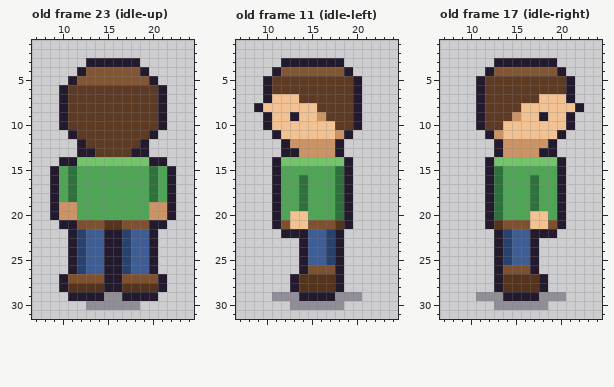
Pixel-art file -- build/aseprite/actor_hero.aseprite. The first picture shows the starting point.
32x32 pixels, 24 frames. Shown: old frame 23 (idle-up): x 7..24, y 1..31; old frame 11 (idle-left): x 7..24, y 1..31; old frame 17 (idle-right): x 7..24, y 1..31. The commit also changed other frames, which this record leaves out.
And afterwards:
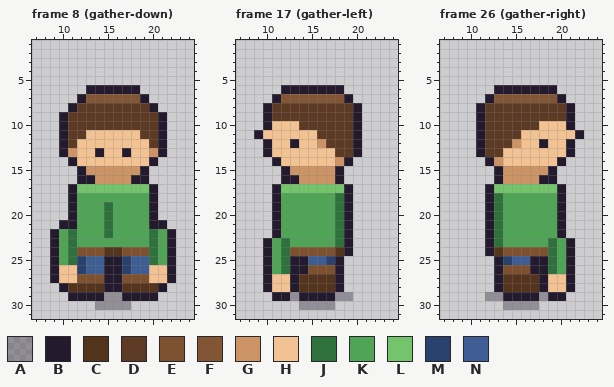
Palette (. is transparent): A #241a2e5a  B #241a2e  C #55341d  D #5c3a24  E #7d512f  F #825535  G #cc9464  H #f2c292  J #2f713c  K #4fa555  L #74c46b  M #28416d  N #3d5d94
A new or re-ordered frame is compared with the old frame closest to it.
From old to new:
frames 24 -> 36
Changed rows in their new state; - is an unchanged pixel.
Frame 8 (gather-down) is new; against old frame 23 (idle-up), layers "actor", "shadow":
first column x 9:
 3 ----......----
 4 ---........---
 5 --..........--
 6 -...BBBBBB...-
 7 -..BFFFFFFB..-
 8 -.B--------B.-
11 -BD-HHHHHH-DB-
12 -BDHHHHHHHHDB-
13 -BGHHBHHBHHGB-
14 -.-HHHHHHHH-.-
15 ...BGGGGGGB...
16 ...BBGGGGBB...
17 ..BLLLLLLLLB..
18 ..B--------B..
19 ..B---J----B..
20 ..B---J----B..
21 ---KKKJKKKK---
22 BKJKKKJKKKKJKB
23 BKJKKKKKKKKJKB
24 BKJEEECCEEEJKB
25 BKJ--------JKB
26 BHH--------HHB
27 BHH--------HHB
30 ----.----.----
Frame 17 (gather-left) is new; against old frame 11 (idle-left), layers "actor", "shadow":
first column x 9:
 3 ---.......--
 4 --.........-
 5 -...........
 6 -..BBBBBBB..
 7 -.BFFFFFFFB.
 8 .BDDDDD-----
 9 --DDDDDD----
10 -----DDDD---
11 BHH----DDDDB
12 -BHHBHH-DDDB
13 -BHHHHHHHDDB
14 ---HHHHHHG--
15 --.BGGGGGB.-
16 --.BBGGGGB.-
17 ---LLLLLLL--
18 -----K------
19 -----K------
20 ----KK------
21 ---KKKKKKJ--
22 --BKKKKKKJB-
23 -BKJKKKKKJB-
24 -BKJEEEEECB-
25 -BKJB-------
26 -BKJB-------
27 -BHH--------
28 -BHH--------
29 --BB-------.
30 ----.----.--
Frame 26 (gather-right) is new; against old frame 17 (idle-right), layers "actor", "shadow":
first column x 11:
 3 --.......---
 4 -.........--
 5 ...........-
 6 ..BBBBBBB..-
 7 .BFFFFFFFB.-
 8 -----DDDDDB.
 9 ----DDDDDD--
10 ---DDDD-----
11 BDDDD----HHB
12 BDDD-HHBHHB-
13 BDDHHHHHHHB-
14 --GHHHHHH---
15 -.BGGGGGB.--
16 -.BGGGGBB.--
17 --LLLLLLL---
18 ------K-----
19 ------K-----
20 ------KK----
21 --JKKKKKK---
22 -BJKKKKKKB--
23 -BJKKKKKJKB-
24 -BCEEEEEJKB-
25 -------BJKB-
26 -------BJKB-
27 --------HHB-
28 --------HHB-
29 .-------BB--
30 --.----.----
Pixel boxes of the changes (left, top, right, bottom) in both pictures:
changed: (50, 58, 176, 310)
changed: (254, 58, 362, 310)
changed: (476, 58, 584, 310)
